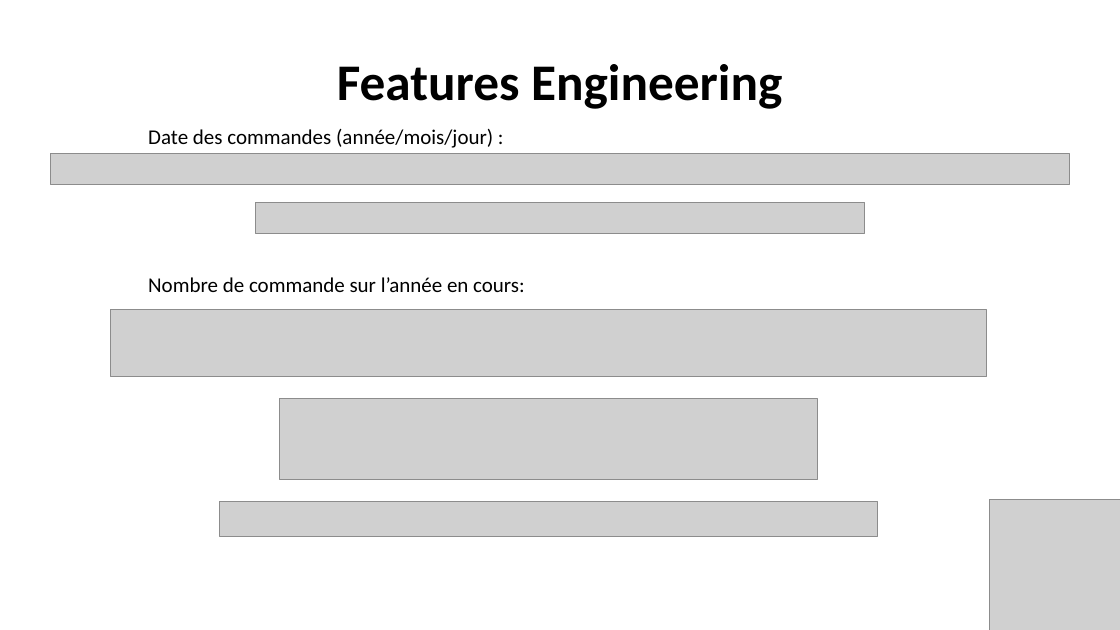
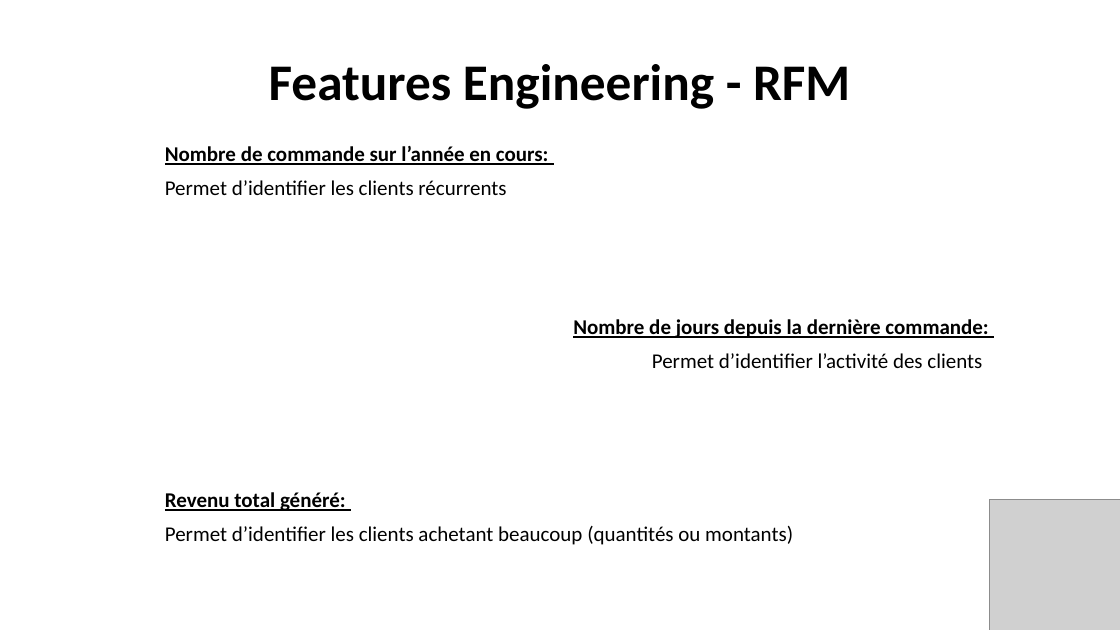
Before and after one commit to Julien-paulet/Ds_projet5, a slide deck: slide 8 of Présentation Projet_5.pptx. Drawn at 1120x630 pixels with LibreOffice and Linux fonts; fonts in the diff are those of the drawing; grey boxes stand for pictures. Boxes give left, top, right and bottom in pixels: in the first picture for what was removed or moved away, otherwise in the second. Text is boxed around its words. In the diff, an @@ line names an element or a change of style, - is before the commit and + after.

```diff
--- a/Présentation Projet_5.pptx
+++ b/Présentation Projet_5.pptx
@@ text at bbox=[269, 64, 850, 109]: text changed @@
-Features Engineering
+Features Engineering - RFM
@@ text removed at bbox=[148, 129, 493, 148] @@
-Date des commandes (année/mois/jour) :
@@ text "Nombre de commande sur l’année ...": place and size @@
-text "Nombre de commande sur l’année ..." at bbox=[148, 277, 525, 292]
+text "Nombre de commande sur l’année ..." at bbox=[165, 146, 549, 165]
@@ text "Nombre de commande sur l’année ..." at bbox=[165, 146, 549, 165]: bold on, underline on @@
@@ picture removed at bbox=[50, 154, 1070, 185] @@
@@ text added at bbox=[165, 180, 506, 195], 18 pt, text #000000 @@
+Permet d’identifier les clients récurrents
@@ picture removed at bbox=[255, 202, 865, 234] @@
@@ picture removed at bbox=[110, 310, 987, 377] @@
@@ text added at bbox=[573, 319, 988, 338], 18 pt, text #000000, bold, underline @@
+Nombre de jours depuis la dernière commande:
@@ text added at bbox=[652, 353, 982, 368], 18 pt, text #000000 @@
+Permet d’identifier l’activité des clients
@@ picture removed at bbox=[279, 399, 818, 480] @@
@@ text added at bbox=[165, 492, 346, 511], 18 pt, text #000000, bold, underline @@
+Revenu total généré:
@@ picture removed at bbox=[219, 502, 877, 536] @@
@@ text added at bbox=[165, 526, 793, 545], 18 pt, text #000000 @@
+Permet d’identifier les clients achetant beaucoup (quantités ou montants)
```
Also in this commit, not shown: 5 other slides changed, 2 slides added, 3 slides removed, 6 other files.
